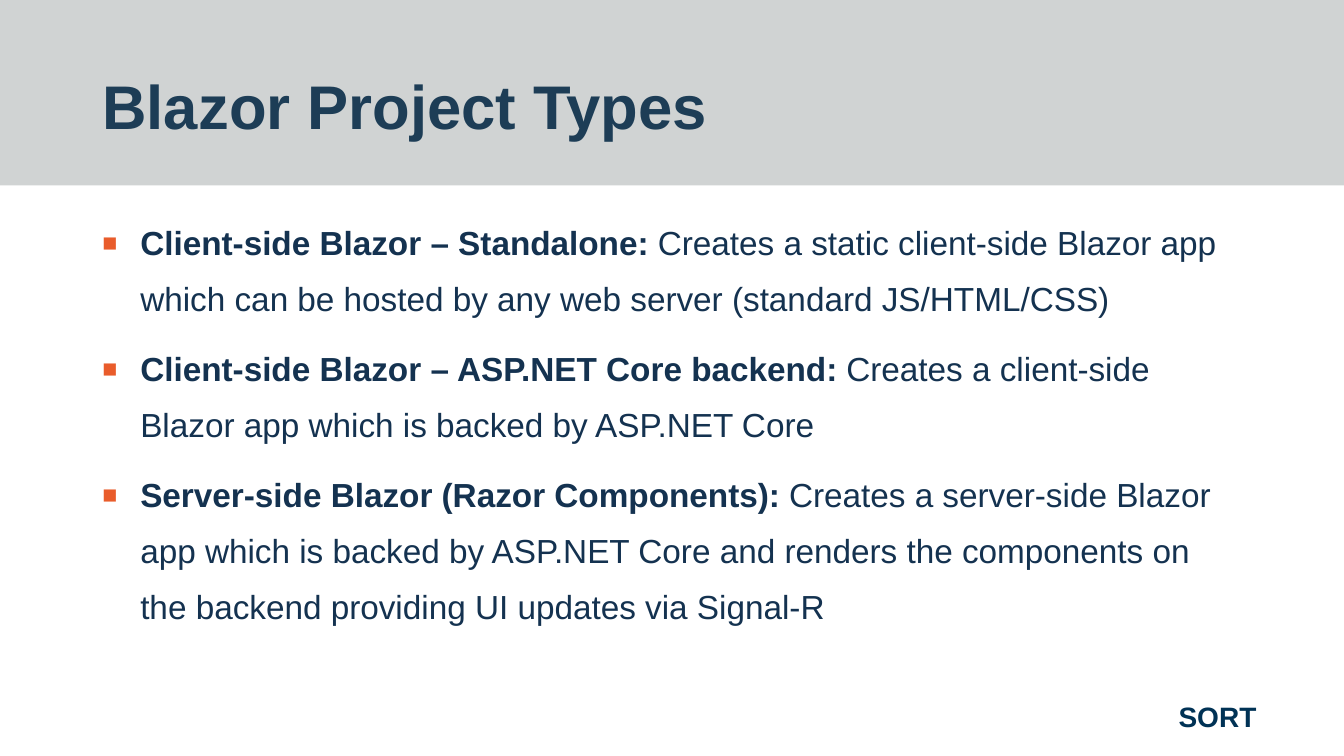
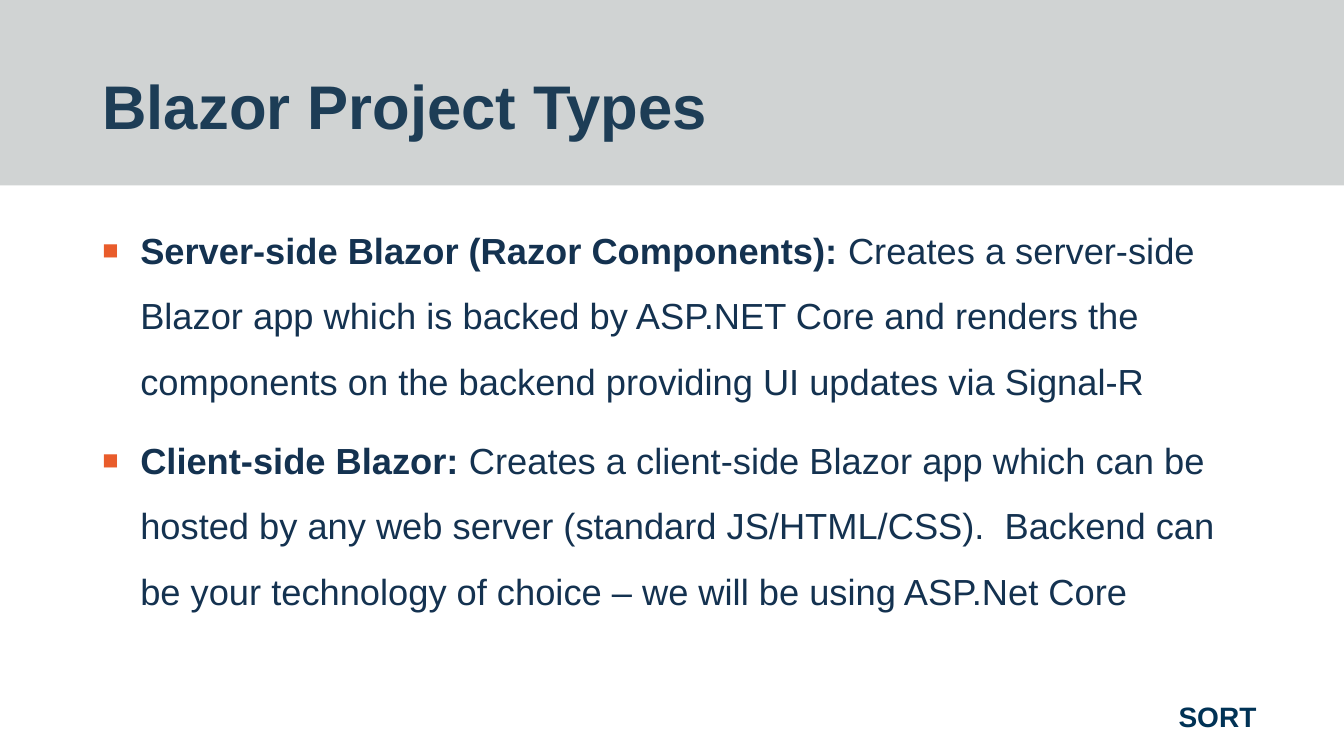
Before and after one commit to worthingtonjg/Sort2019, a slide deck: slide 9 of Blazor/Final - Blazor - Sort 2019 - Jon Worthington.pptx (slide 12 before the commit). Drawn at 1344x756 pixels with LibreOffice and Linux fonts; fonts in the diff are those of the drawing; background and template pictures are left out. Boxes give left, top, right and bottom in pixels: in the first picture for what was removed or moved away, otherwise in the second. Text is boxed around its words. In the diff, an @@ line names an element or a change of style, - is before the commit and + after.

```diff
--- a/Blazor/Final - Blazor - Sort 2019 - Jon Worthington.pptx
+++ b/Blazor/Final - Blazor - Sort 2019 - Jon Worthington.pptx
@@ text at box(140, 231, 1217, 444): paragraphs removed @@
-■ Client-side Blazor – Standalone: Creates a static client-side Blazor app which can be hosted by any web server (standard JS/HTML/CSS)
-■ Client-side Blazor – ASP.NET Core backend: Creates a client-side Blazor app which is backed by ASP.NET Core
@@ text at box(140, 237, 1194, 401): size 23.8 to 25.9 pt in "Server-side Blazor (Razor Components): Creates a server-side ..."; line spacing 1.4 to 1.5 @@
@@ text at box(140, 447, 1214, 611): paragraph added @@
+■ Client-side Blazor: Creates a client-side Blazor app which can be hosted by any web server (standard JS/HTML/CSS). Backend can be your technology of choice – we will be using ASP.Net Core
```
Also in this commit, not shown: 7 other slides changed, 2 slides added, 9 slides removed, 1 other file.
